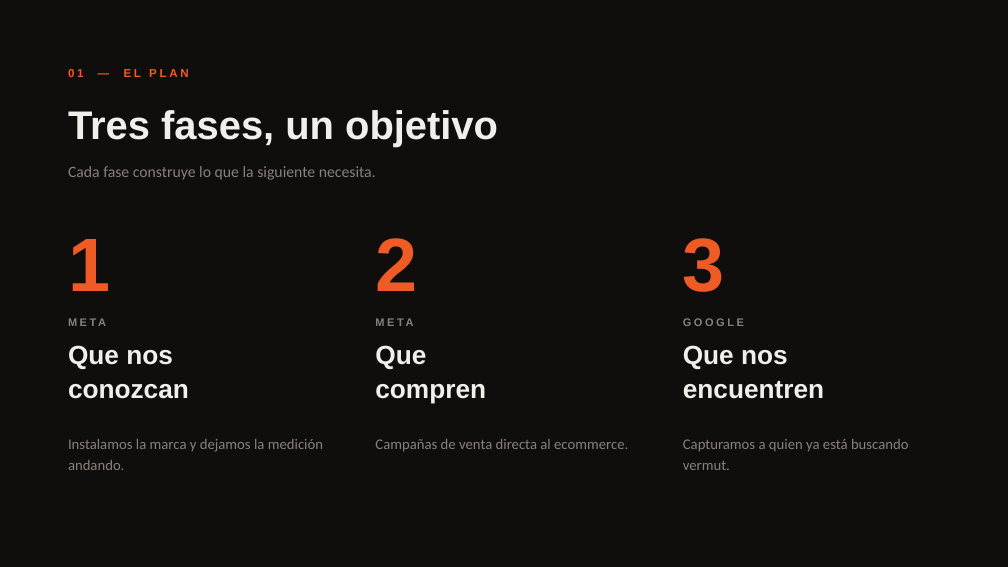
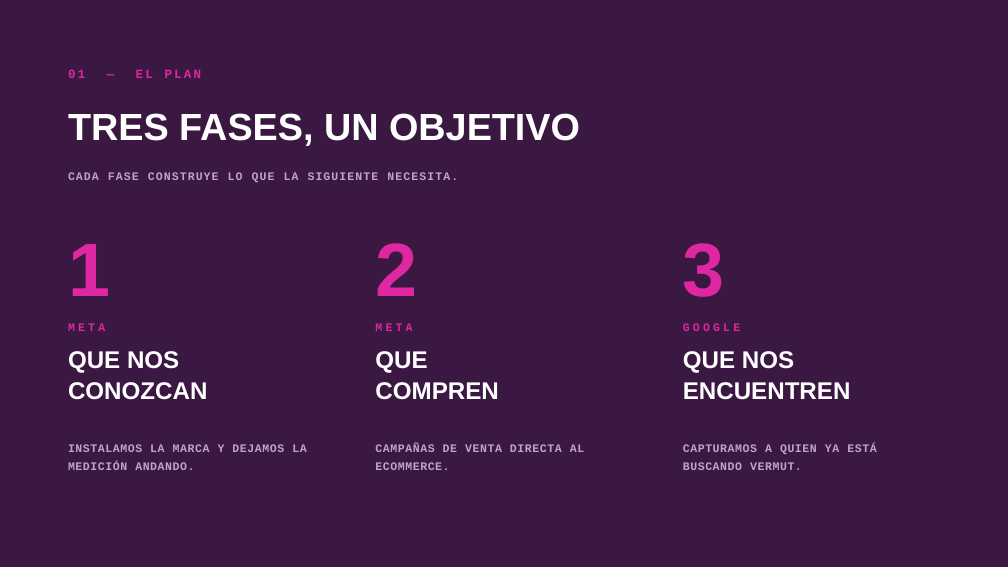
Before and after one commit to ScottishGrimReaper/Gmb-Aagent, a slide deck: slide 2 of propuestas/pobrevermut/PobreVermut - Propuesta Campanas 2026.pptx. Drawn at 1008x567 pixels with LibreOffice and Linux fonts; fonts in the diff are those of the drawing. Boxes give left, top, right and bottom in pixels: in the first picture for what was removed or moved away, otherwise in the second. Text is boxed around its words. In the diff, an @@ line names an element or a change of style, - is before the commit and + after.

```diff
--- a/propuestas/pobrevermut/PobreVermut - Propuesta Campanas 2026.pptx
+++ b/propuestas/pobrevermut/PobreVermut - Propuesta Campanas 2026.pptx
@@ background #0F0E0D to #3A1842 @@
@@ text "01 — EL PLAN" at <box>68,69,202,78</box>: size 11 to 12 pt, font Arial to Courier New, text colour #EF5B25 to #DE27A0, letter spacing 2.5 to 2 pt @@
@@ text at <box>68,113,580,146</box>: text changed; size 38 to 36 pt; text colour #F2EEE9 to #FFFFFF @@
-Tres fases, un objetivo
+TRES FASES, UN OBJETIVO
@@ text at <box>68,172,458,182</box>: text changed; size 15 to 11 pt; font Calibri to Courier New; text colour #8A807A to #BFA3C8; bold on @@
-Cada fase construye lo que la siguiente necesita.
+CADA FASE CONSTRUYE LO QUE LA SIGUIENTE NECESITA.
@@ text colour #EF5B25 to #DE27A0 in 3 elements at <box>68,244,110,296</box>, <box>375,243,417,296</box>, <box>683,243,725,297</box> @@
@@ size 10.5 to 11 pt, font Arial to Courier New, text colour #8A807A to #DE27A0, letter spacing 2.5 to 3 pt in 3 elements at <box>68,323,105,331</box>, <box>375,323,412,331</box>, <box>683,323,740,331</box> @@
@@ text at <box>68,351,207,400</box>: text changed; size 25 to 23 pt; text colour #F2EEE9 to #FFFFFF @@
-Que nos
-conozcan
+QUE NOS
+CONOZCAN
@@ text at <box>375,351,498,400</box>: text changed; size 25 to 23 pt; text colour #F2EEE9 to #FFFFFF @@
-Que
-compren
+QUE
+COMPREN
@@ text at <box>683,351,851,400</box>: text changed; size 25 to 23 pt; text colour #F2EEE9 to #FFFFFF @@
-Que nos
-encuentren
+QUE NOS
+ENCUENTREN
@@ text at <box>68,444,306,470</box>: text changed; size 14 to 11 pt; font Calibri to Courier New; text colour #8A807A to #BFA3C8; bold on @@
-Instalamos la marca y dejamos la medición andando.
+INSTALAMOS LA MARCA Y DEJAMOS LA MEDICIÓN ANDANDO.
@@ text at <box>375,444,584,470</box>: text changed; size 14 to 11 pt; font Calibri to Courier New; text colour #8A807A to #BFA3C8; bold on @@
-Campañas de venta directa al ecommerce.
+CAMPAÑAS DE VENTA DIRECTA AL ECOMMERCE.
@@ text at <box>683,444,876,470</box>: text changed; size 14 to 11 pt; font Calibri to Courier New; text colour #8A807A to #BFA3C8; bold on @@
-Capturamos a quien ya está buscando vermut.
+CAPTURAMOS A QUIEN YA ESTÁ BUSCANDO VERMUT.
```
Also in this commit, not shown: 4 other slides changed, 4 other files.
